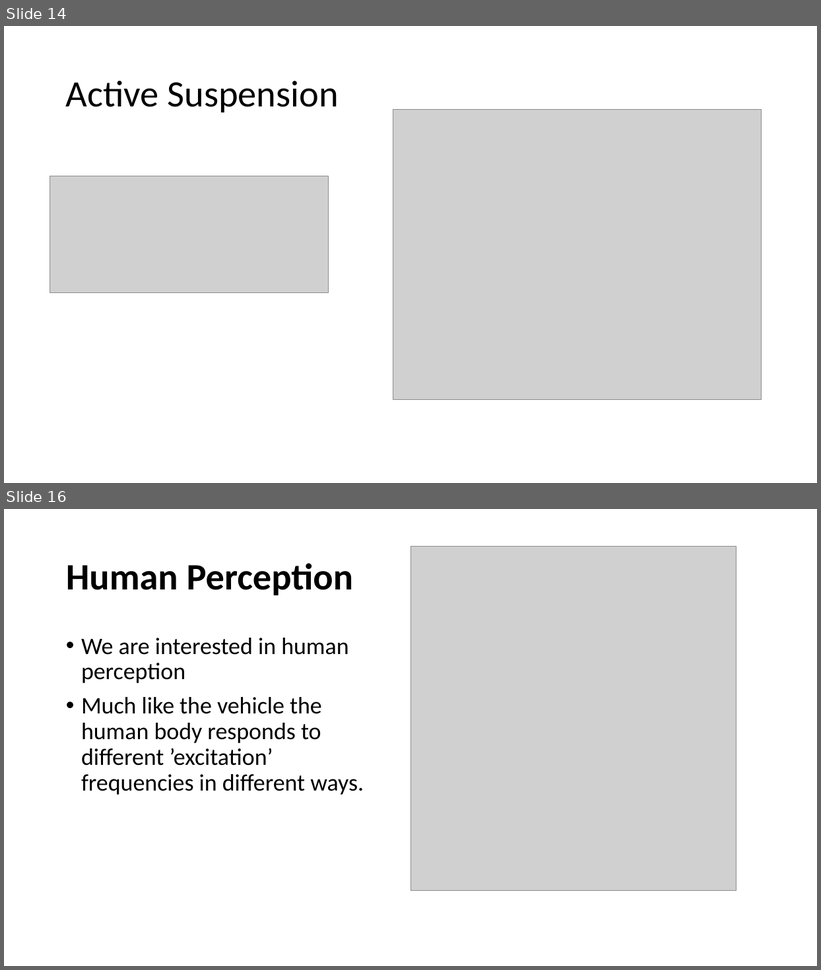
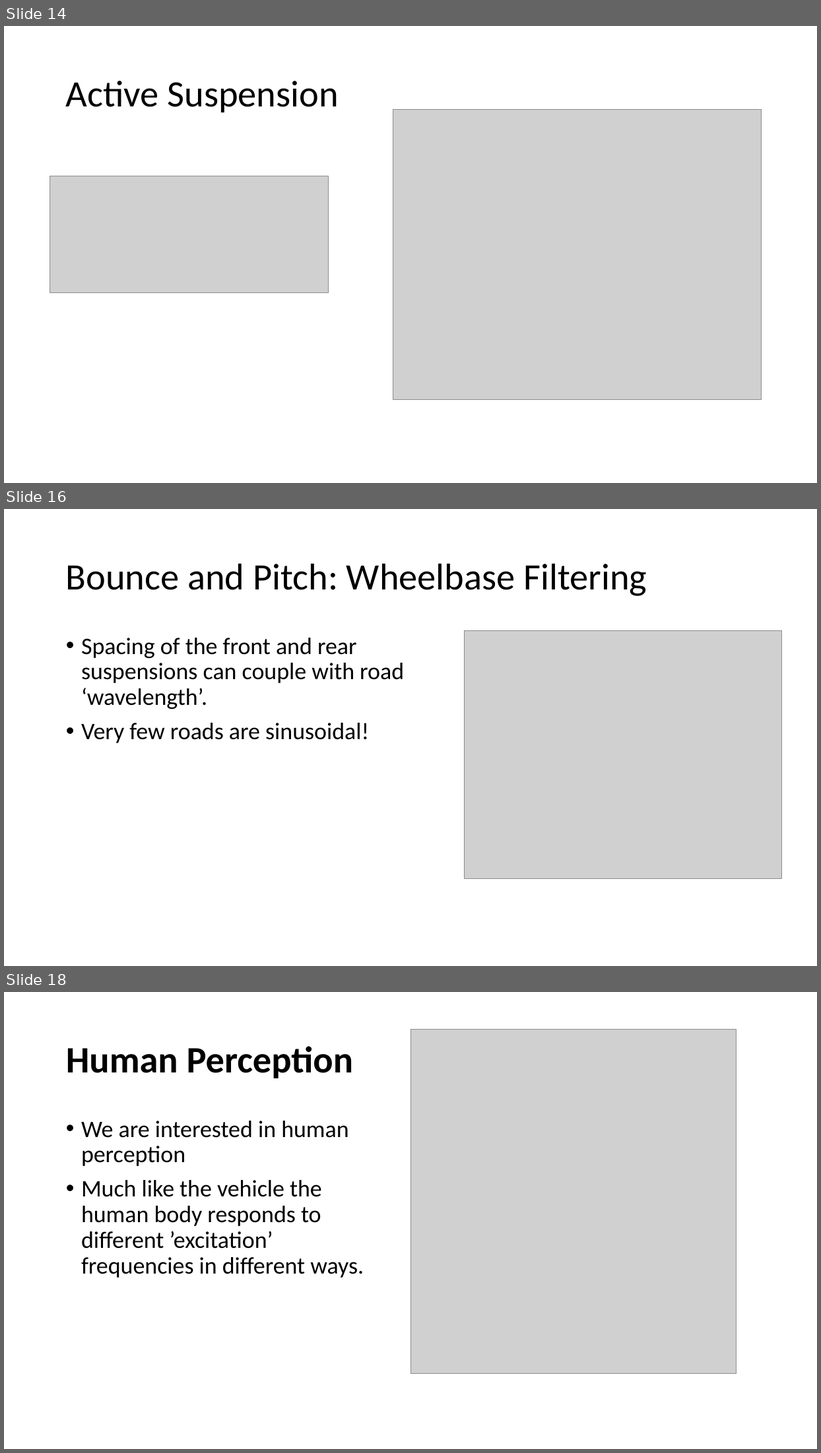
Before and after one commit to bamason2/ttc066-module, a slide deck: docs/lectures/Ride Dynamics.pptx. Shown one above the other, each under a label of ours: slides 14 and 16 before the commit, slides 14, 16 and 18 after it; the slides between them are not shown. The pictures are 821x970 and 821x1453 pixels, drawn with LibreOffice and Linux fonts; fonts in the diff are those of the drawing; grey boxes stand for pictures; background and template pictures are left out. Boxes give left, top, right and bottom in pixels: in the first picture for what was removed or moved away, otherwise in the second. Text is boxed around its words. In the diff, an @@ line names an element or a change of style, - is before the commit and + after.

```diff
--- a/docs/lectures/Ride Dynamics.pptx
+++ b/docs/lectures/Ride Dynamics.pptx
@@ slide 16 added at <box>4,509,817,966</box>, background #FFFFFF @@
@@ title added at <box>66,563,647,596</box>, 44 pt, text #000000 @@
+Bounce and Pitch: Wheelbase Filtering
@@ text added at <box>81,638,404,743</box>, 28 pt, text #000000 @@
+• Spacing of the front and rear suspensions can couple with road ‘wavelength’.
+• Very few roads are sinusoidal!
@@ picture added at <box>465,631,782,879</box> @@
@@ what was slide 16 is now slide 18 @@
```
Also in this commit, not shown: 3 slides changed, 1 other slide added, 2 other files.
